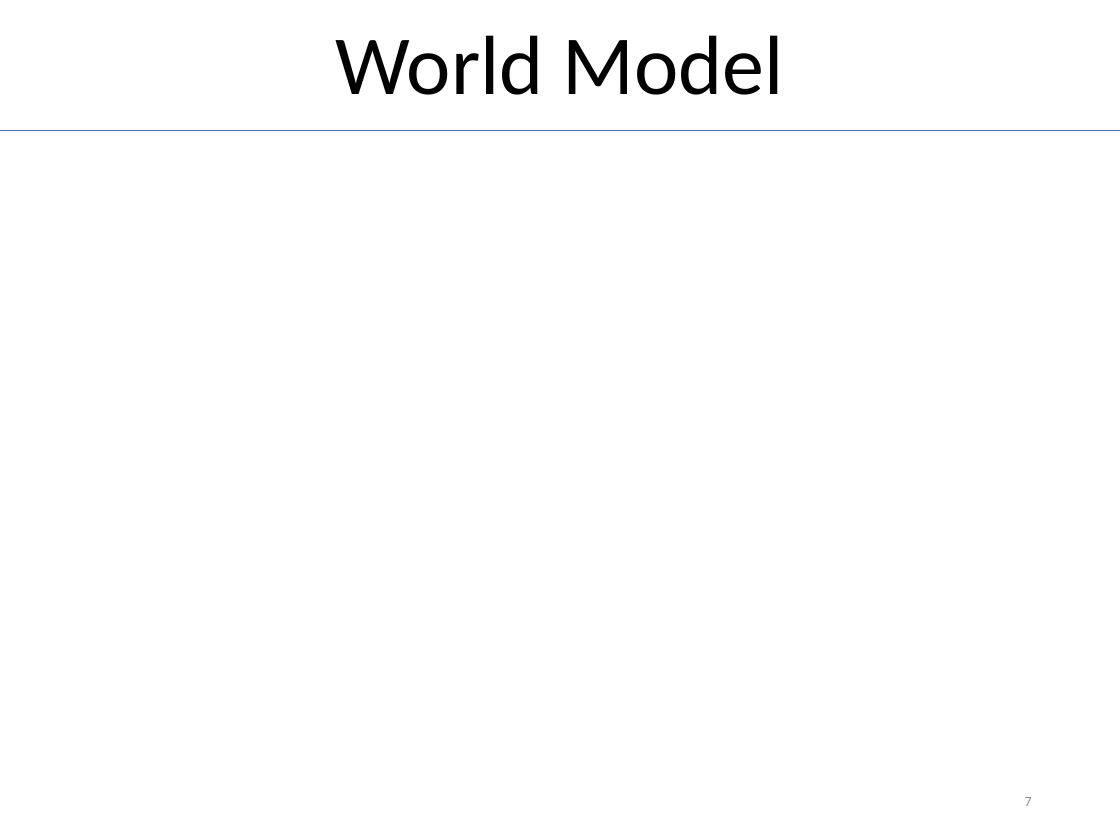
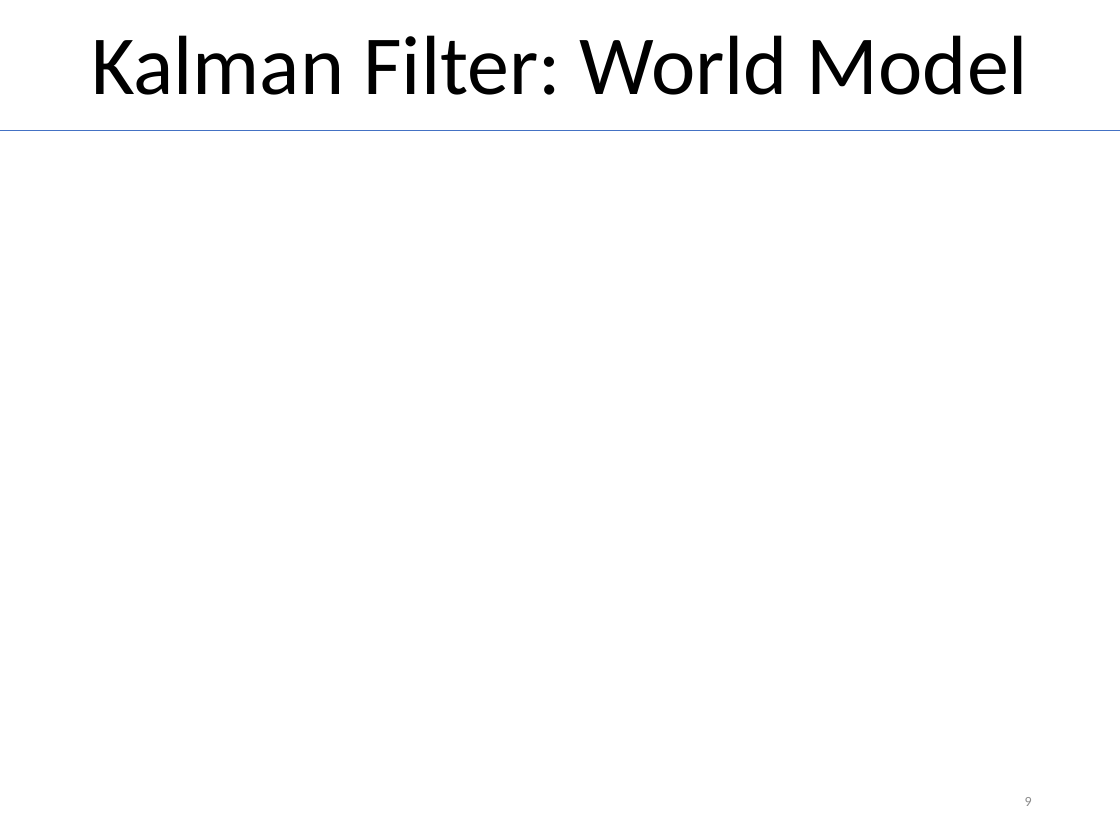
Before and after one commit to MichiHo/flocking, a slide deck: slide 9 of vortrag/ba_seminar_presentation.pptx (slide 7 before the commit). Drawn at 1120x840 pixels with LibreOffice and Linux fonts; fonts in the diff are those of the drawing; grey boxes stand for pictures. Boxes give left, top, right and bottom in pixels: in the first picture for what was removed or moved away, otherwise in the second. Text is boxed around its words. In the diff, an @@ line names an element or a change of style, - is before the commit and + after.

```diff
--- a/vortrag/ba_seminar_presentation.pptx
+++ b/vortrag/ba_seminar_presentation.pptx
@@ title at <box>91,35,1028,95</box>: text changed @@
-World Model
+Kalman Filter: World Model
@@ page number at <box>1025,797,1032,806</box>: text changed @@
-7
+9
```
Also in this commit, not shown: 5 other slides changed, 6 slides added, 11 other files.
